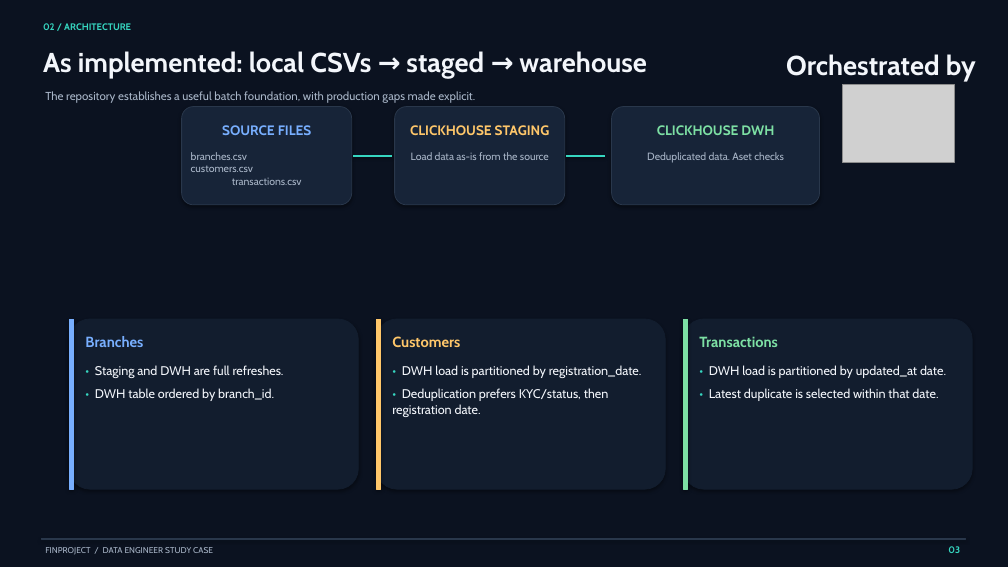
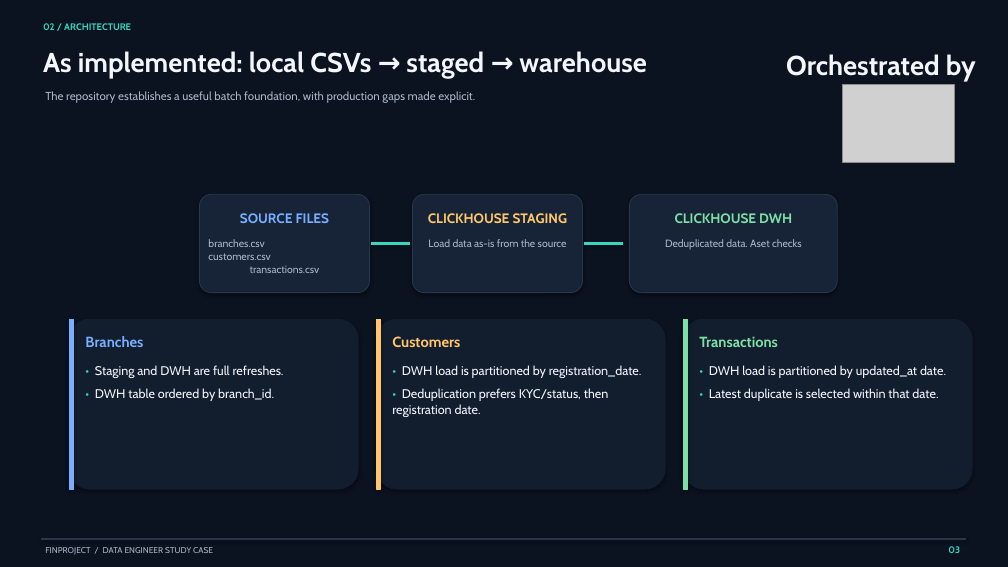
Before and after one commit to valdinoorazhar/FinProject, a slide deck: slide 3 of FinProject_Study_Case_Presentation.pptx. Drawn at 1008x567 pixels with LibreOffice and Linux fonts; fonts in the diff are those of the drawing; grey boxes stand for pictures. Boxes give left, top, right and bottom in pixels: in the first picture for what was removed or moved away, otherwise in the second. Text is boxed around its words. In the diff, an @@ line names an element or a change of style, - is before the commit and + after.

Commit message:
Fix powerpoint

```diff
--- a/FinProject_Study_Case_Presentation.pptx
+++ b/FinProject_Study_Case_Presentation.pptx
@@ 6 texts: place and size @@
-6 texts at box(191, 125, 784, 185)
+6 texts at box(208, 213, 802, 273)
@@ 3 rounded rectangles, 2 lines: place and size @@
-3 rounded rectangles, 2 lines at box(181, 107, 820, 205)
+3 rounded rectangles, 2 lines at box(200, 194, 838, 293)
```
Also in this commit, not shown: 1 slide removed.
